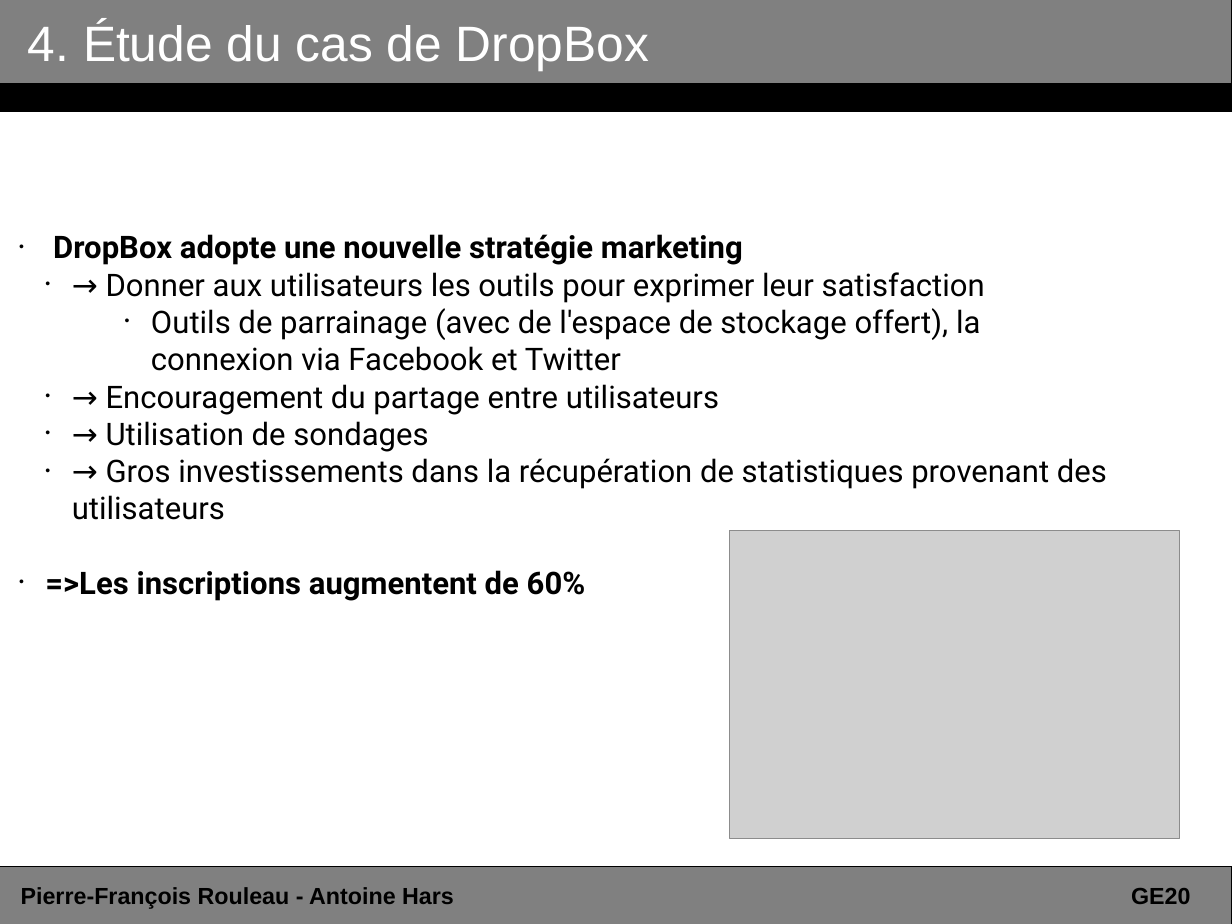
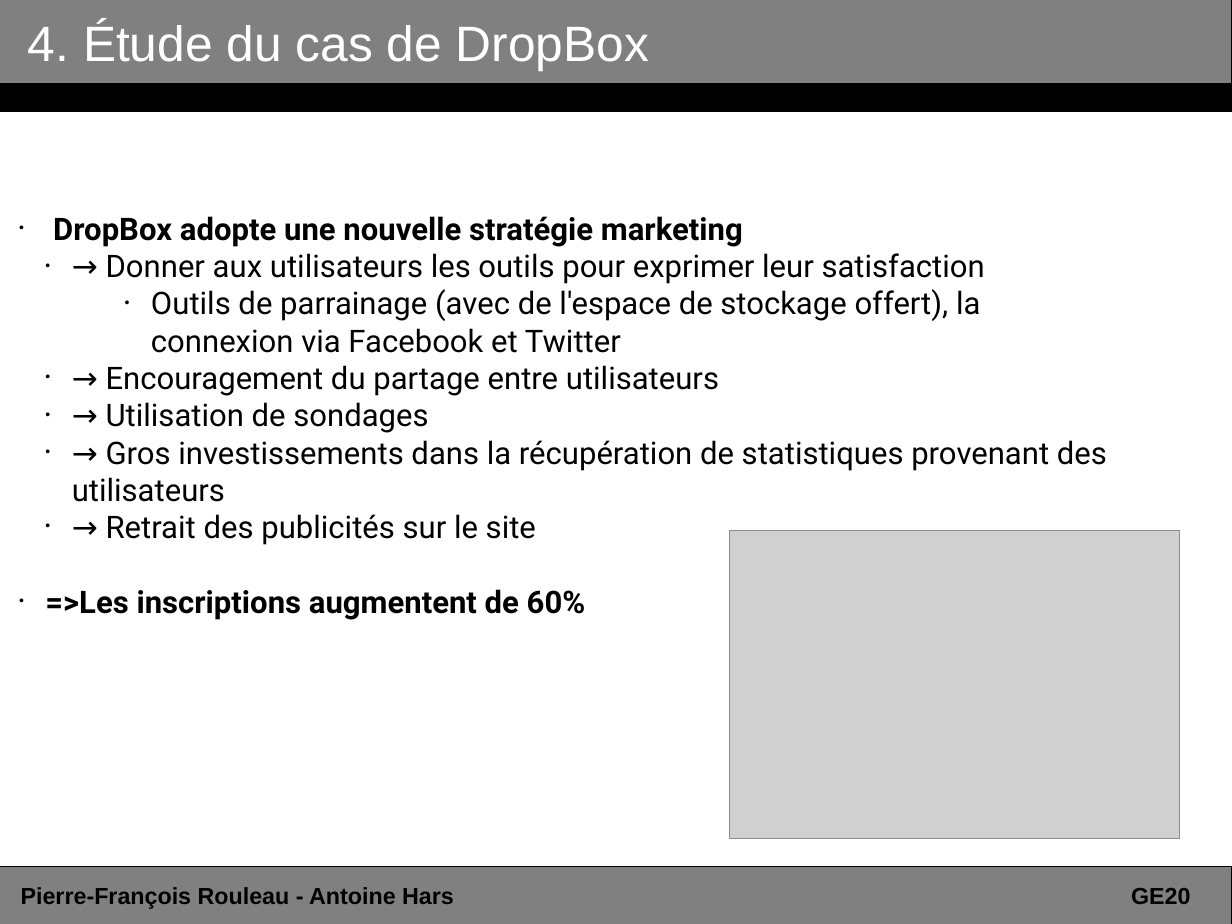
Before and after one commit to ahars/ge20, a slide deck: slide 19 of presentation_dropbox.odp. Drawn at 1232x924 pixels with LibreOffice and Linux fonts; fonts in the diff are those of the drawing; grey boxes stand for pictures. Boxes give left, top, right and bottom in pixels: in the first picture for what was removed or moved away, otherwise in the second. Text is boxed around its words. In the diff, an @@ line names an element or a change of style, - is before the commit and + after.

```diff
--- a/presentation_dropbox.odp
+++ b/presentation_dropbox.odp
@@ subtitle at [106, 514, 536, 545]: paragraph added @@
+  • → Retrait des publicités sur le site
```
Also in this commit, not shown: 7 other slides changed, 3 slides added, 2 other files.
